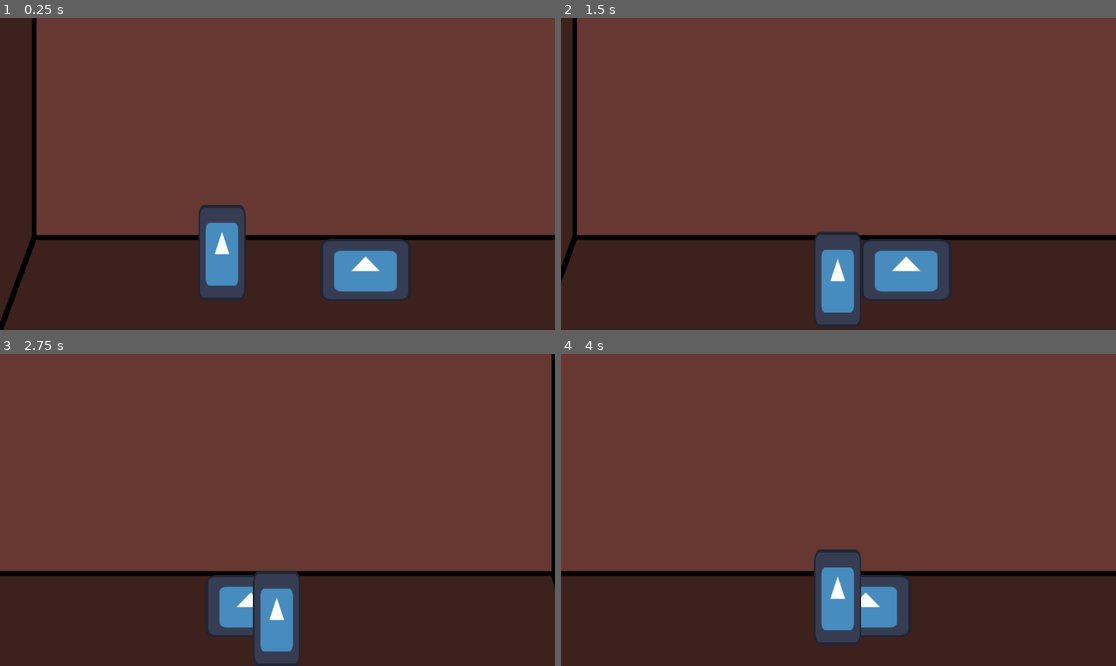
Above: before the commit, frames 1-4 (two rows, left to right).
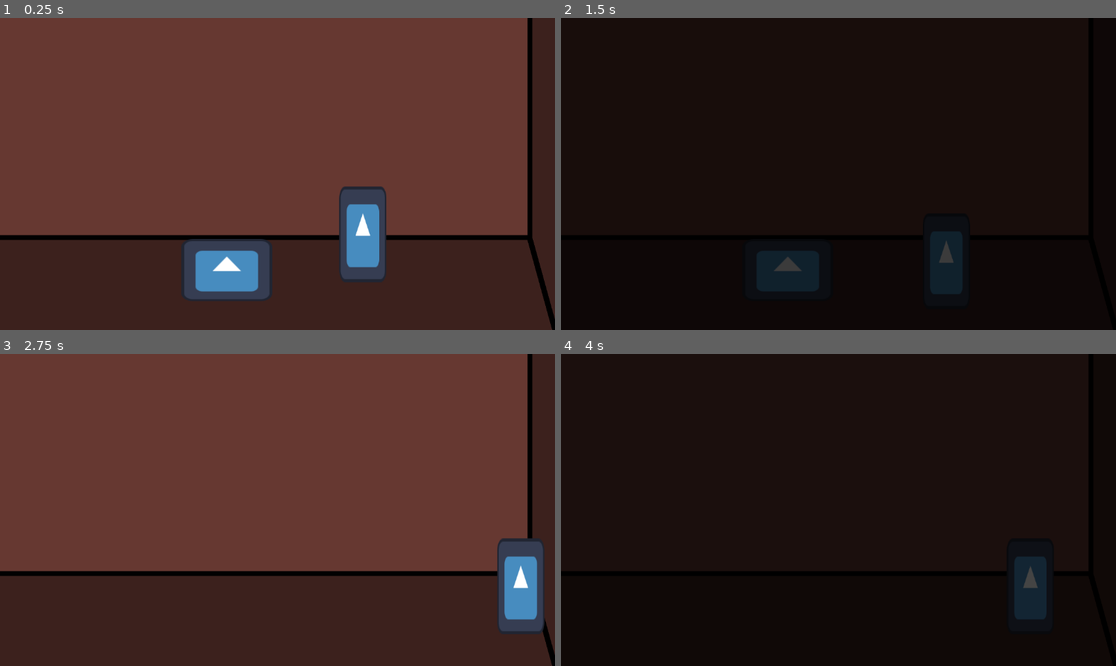
Above: after the commit, the same moments.

Repository: mwingerden/Eternal_Ringing
Game: Godot game, scene res://Scene/Areas/Detention_Classroom.tscn
The game is run twice, just before and just after one commit, with the same random seed, the same clock (stepped at 60 frames per second) and the same inputs. Before the commit the project has no main scene; this scene is started directly in both runs. The engine's default icon, where the game draws it, is replaced by a stand-in: a white triangle on a blue panel in a dark square.
Inputs:
- Up to frame 1 (0.25 s): no input
- Up to frame 2 (1.5 s): tap Enter (ui_accept) at 0.5, 0.6, 0.77, 1.07, 1.35 s; hold Right (ui_right) 0.53-1.28 s; hold Down (ui_down) from 1.28 s (still down)
- Up to frame 3 (2.75 s): tap Enter (ui_accept) at 1.52, 1.82, 2.1 s; release Down (ui_down) at 2.03 s; hold Right (ui_right) from 2.03 s (still down)
- Up to frame 4 (4 s): release Right (ui_right) at 2.78 s; hold Up (ui_up) 2.78-3.53 s; tap Enter (ui_accept) at 2.85, 3.02, 3.32, 3.6, 3.77 s; hold Left (ui_left) from 3.53 s (still down)

The runs differ from the first frame. In frame 1, 16% of the frame differs, in the area x 0-100%, y 0-100%; in frame 2, 98%; in frame 3, 10%; in frame 4, 99%.

Commit message:
Added transitions between rooms.

Diff:
--- a/Scene/Areas/Detention_Classroom.tscn
+++ b/Scene/Areas/Detention_Classroom.tscn
@@ -1,14 +1,19 @@
-[gd_scene load_steps=5 format=3 uid="uid://css5wg3cjj4r8"]
+[gd_scene load_steps=7 format=3 uid="uid://css5wg3cjj4r8"]
 
 [ext_resource type="Texture2D" uid="uid://dmgjp84g8tcev" path="res://Assets/Art/Background/room_test.png" id="1_6g1pl"]
+[ext_resource type="Script" path="res://Scripts/fading_pines.gd" id="1_ho3t1"]
 [ext_resource type="PackedScene" uid="uid://e6wgcgwumuyt" path="res://Scene/Player/alex.tscn" id="2_w45m2"]
-[ext_resource type="PackedScene" uid="uid://dckwmw00u4f31" path="res://Scene/alex's_desk.tscn" id="3_vkr4f"]
+[ext_resource type="PackedScene" uid="uid://dckwmw00u4f31" path="res://Scene/Objects/alex's_desk.tscn" id="3_vkr4f"]
 
 [sub_resource type="RectangleShape2D" id="RectangleShape2D_as6jw"]
 size = Vector2(3600, 20)
 
+[sub_resource type="RectangleShape2D" id="RectangleShape2D_px25e"]
+size = Vector2(244.5, 115.773)
+
 [node name="DetentionClassroom" type="Node2D"]
 y_sort_enabled = true
+script = ExtResource("1_ho3t1")
 
 [node name="Sprite2D" type="Sprite2D" parent="."]
 texture = ExtResource("1_6g1pl")
@@ -27,7 +32,7 @@
 position = Vector2(1896, 1650)
 
 [node name="Alex" parent="." instance=ExtResource("2_w45m2")]
-position = Vector2(1152, 1646)
+position = Vector2(2603, 1550)
 
 [node name="Camera2D" type="Camera2D" parent="Alex"]
 position = Vector2(4, -189)
@@ -36,3 +41,15 @@
 limit_top = 0
 limit_right = 3600
 limit_bottom = 1800
+position_smoothing_enabled = true
+position_smoothing_speed = 30.0
+
+[node name="DoorToSchoolHallway" type="Area2D" parent="."]
+
+[node name="DoorToSchoolHallway" type="CollisionShape2D" parent="DoorToSchoolHallway"]
+position = Vector2(3535, 1598)
+shape = SubResource("RectangleShape2D_px25e")
+debug_color = Color(0.376608, 0.614087, 1.15514e-06, 0.42)
+
+[connection signal="body_entered" from="DoorToSchoolHallway" to="." method="_on_door_to_school_hallway_body_entered"]
+[connection signal="body_exited" from="DoorToSchoolHallway" to="." method="_on_door_to_school_hallway_body_exited"]
--- /dev/null
+++ b/Scene/Areas/school_hallway.tscn
@@ -0,0 +1,43 @@
+[gd_scene load_steps=5 format=3 uid="uid://c4b6gskhedc5v"]
+
+[ext_resource type="Script" path="res://Scripts/fading_pines.gd" id="1_dcmmw"]
+[ext_resource type="Texture2D" uid="uid://dmgjp84g8tcev" path="res://Assets/Art/Background/room_test.png" id="1_q2t6c"]
+[ext_resource type="PackedScene" uid="uid://e6wgcgwumuyt" path="res://Scene/Player/alex.tscn" id="2_500mo"]
+
+[sub_resource type="RectangleShape2D" id="RectangleShape2D_61i0p"]
+size = Vector2(232.5, 185.5)
+
+[node name="SchoolHallway" type="Node2D"]
+script = ExtResource("1_dcmmw")
+
+[node name="Sprite2D" type="Sprite2D" parent="."]
+position = Vector2(1800, 900)
+texture = ExtResource("1_q2t6c")
+
+[node name="StaticBody2D" type="StaticBody2D" parent="."]
+
+[node name="CollisionPolygon2D" type="CollisionPolygon2D" parent="StaticBody2D"]
+position = Vector2(1, -5)
+polygon = PackedVector2Array(-2, 1802, 1, 1841, 3602, 1835, 3600, 1804, 3, 1805, 180, 1323, 3466, 1325, 3599, 1803, 3601, 5, 0, 5)
+
+[node name="Alex" parent="." instance=ExtResource("2_500mo")]
+position = Vector2(3261, 1634)
+
+[node name="Camera2D" type="Camera2D" parent="Alex"]
+position = Vector2(0, -247)
+zoom = Vector2(0.4, 0.4)
+limit_left = 0
+limit_top = 0
+limit_right = 3600
+limit_bottom = 1800
+limit_smoothed = true
+
+[node name="DoorToClass" type="Area2D" parent="."]
+
+[node name="DoorToClass" type="CollisionShape2D" parent="DoorToClass"]
+position = Vector2(1771, 1270)
+shape = SubResource("RectangleShape2D_61i0p")
+debug_color = Color(0.376471, 0.615686, 0, 0.419608)
+
+[connection signal="body_entered" from="DoorToClass" to="." method="_on_door_to_class_body_entered"]
+[connection signal="body_exited" from="DoorToClass" to="." method="_on_door_to_class_body_exited"]
--- /dev/null
+++ b/Scene/scene_transition.gd
@@ -0,0 +1,9 @@
+extends CanvasLayer
+
+@onready var anim = $AnimationPlayer
+
+func change_scene(target):
+	anim.play("dissolve")
+	await anim.animation_finished
+	get_tree().change_scene_to_file(target)
+	anim.play_backwards("dissolve")
--- /dev/null
+++ b/Scene/scene_transition.tscn
@@ -0,0 +1,53 @@
+[gd_scene load_steps=5 format=3 uid="uid://bsgxx6txtb4xf"]
+
+[ext_resource type="Script" path="res://Scene/scene_transition.gd" id="1_n5syi"]
+
+[sub_resource type="Animation" id="Animation_u1mt6"]
+resource_name = "dissolve"
+length = 0.5
+tracks/0/type = "value"
+tracks/0/imported = false
+tracks/0/enabled = true
+tracks/0/path = NodePath("ColorRect:color")
+tracks/0/interp = 1
+tracks/0/loop_wrap = true
+tracks/0/keys = {
+"times": PackedFloat32Array(0, 0.5),
+"transitions": PackedFloat32Array(1, 1),
+"update": 0,
+"values": [Color(0, 0, 0, 0), Color(0, 0, 0, 1)]
+}
+
+[sub_resource type="Animation" id="Animation_247mr"]
+length = 0.001
+tracks/0/type = "value"
+tracks/0/imported = false
+tracks/0/enabled = true
+tracks/0/path = NodePath("ColorRect:color")
+tracks/0/interp = 1
+tracks/0/loop_wrap = true
+tracks/0/keys = {
+"times": PackedFloat32Array(0),
+"transitions": PackedFloat32Array(1),
+"update": 0,
+"values": [Color(0, 0, 0, 0)]
+}
+
+[sub_resource type="AnimationLibrary" id="AnimationLibrary_c5mxj"]
+_data = {
+"RESET": SubResource("Animation_247mr"),
+"dissolve": SubResource("Animation_u1mt6")
+}
+
+[node name="SceneTransition" type="CanvasLayer"]
+script = ExtResource("1_n5syi")
+
+[node name="AnimationPlayer" type="AnimationPlayer" parent="."]
+libraries = {
+"": SubResource("AnimationLibrary_c5mxj")
+}
+
+[node name="ColorRect" type="ColorRect" parent="."]
+offset_right = 10000.0
+offset_bottom = 10000.0
+color = Color(0, 0, 0, 0)
--- /dev/null
+++ b/Scripts/fading_pines.gd
@@ -0,0 +1,31 @@
+extends Node2D
+
+signal world_changed(world_name)
+var entered = false
+var next_area = "NA"
+
+@export var world_name = "world"
+
+@warning_ignore("unused_parameter")
+func _process(delta):
+	if entered:
+		if Input.is_action_just_pressed("ui_accept"):
+			SceneTransition.change_scene(next_area)
+
+@warning_ignore("unused_parameter")
+func _on_door_to_school_hallway_body_entered(body: PhysicsBody2D):
+	entered = true
+	next_area = "res://Scene/Areas/school_hallway.tscn"
+
+@warning_ignore("unused_parameter")
+func _on_door_to_school_hallway_body_exited(body):
+	entered = false
+
+@warning_ignore("unused_parameter")
+func _on_door_to_class_body_entered(body: PhysicsBody2D):
+	entered = true
+	next_area = "res://Scene/Areas/detention_classroom.tscn"
+
+@warning_ignore("unused_parameter")
+func _on_door_to_class_body_exited(body):
+	entered = false
--- a/project.godot
+++ b/project.godot
@@ -11,5 +11,10 @@
 [application]
 
 config/name="Eternal Ringing"
+run/main_scene="res://Scene/Areas/detention_classroom.tscn"
 config/features=PackedStringArray("4.2", "Forward Plus")
 config/icon="res://icon.svg"
+
+[autoload]
+
+SceneTransition="*res://Scene/scene_transition.tscn"
Renamed: Scene/alex's_desk.tscn -> Scene/Objects/alex's_desk.tscn
